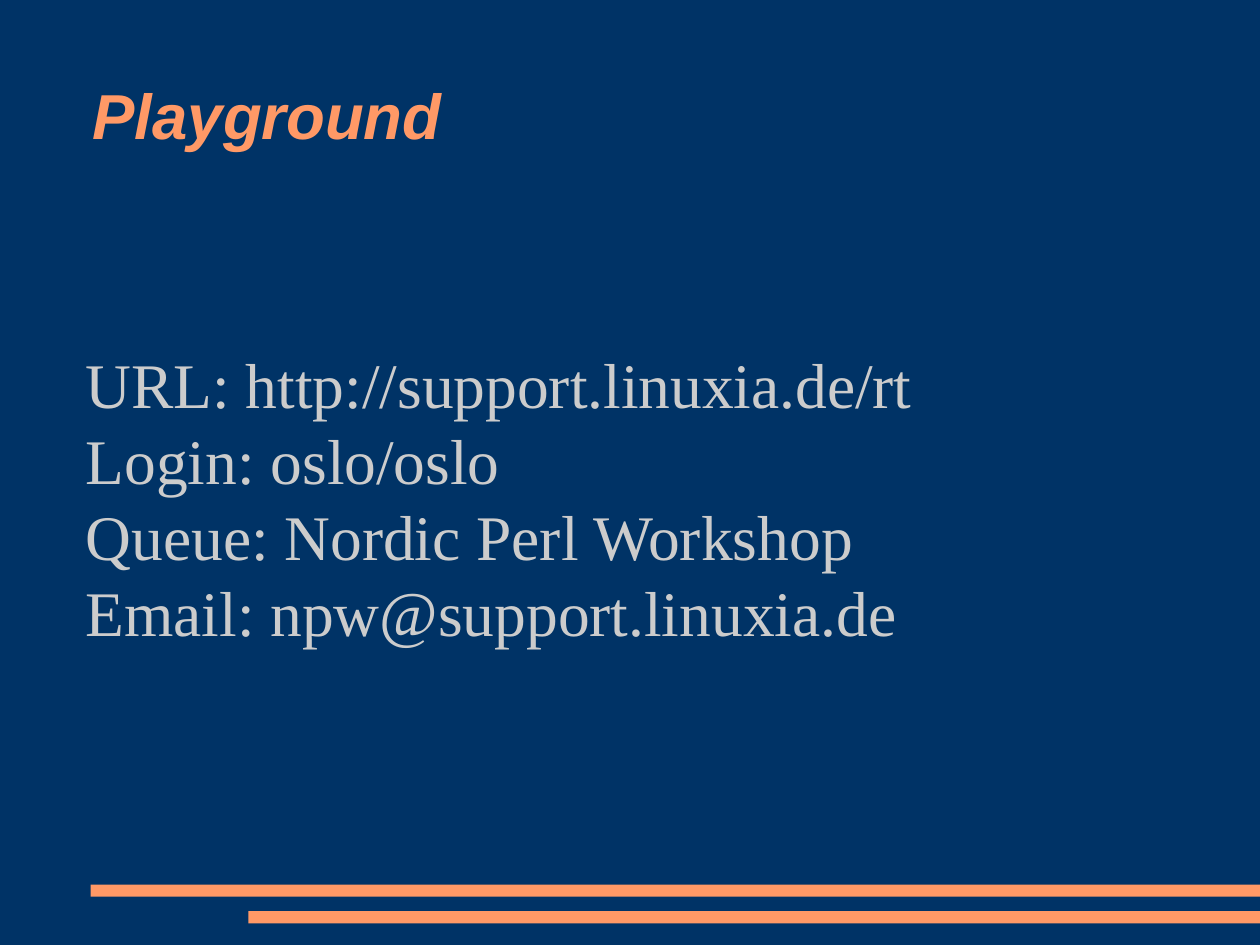
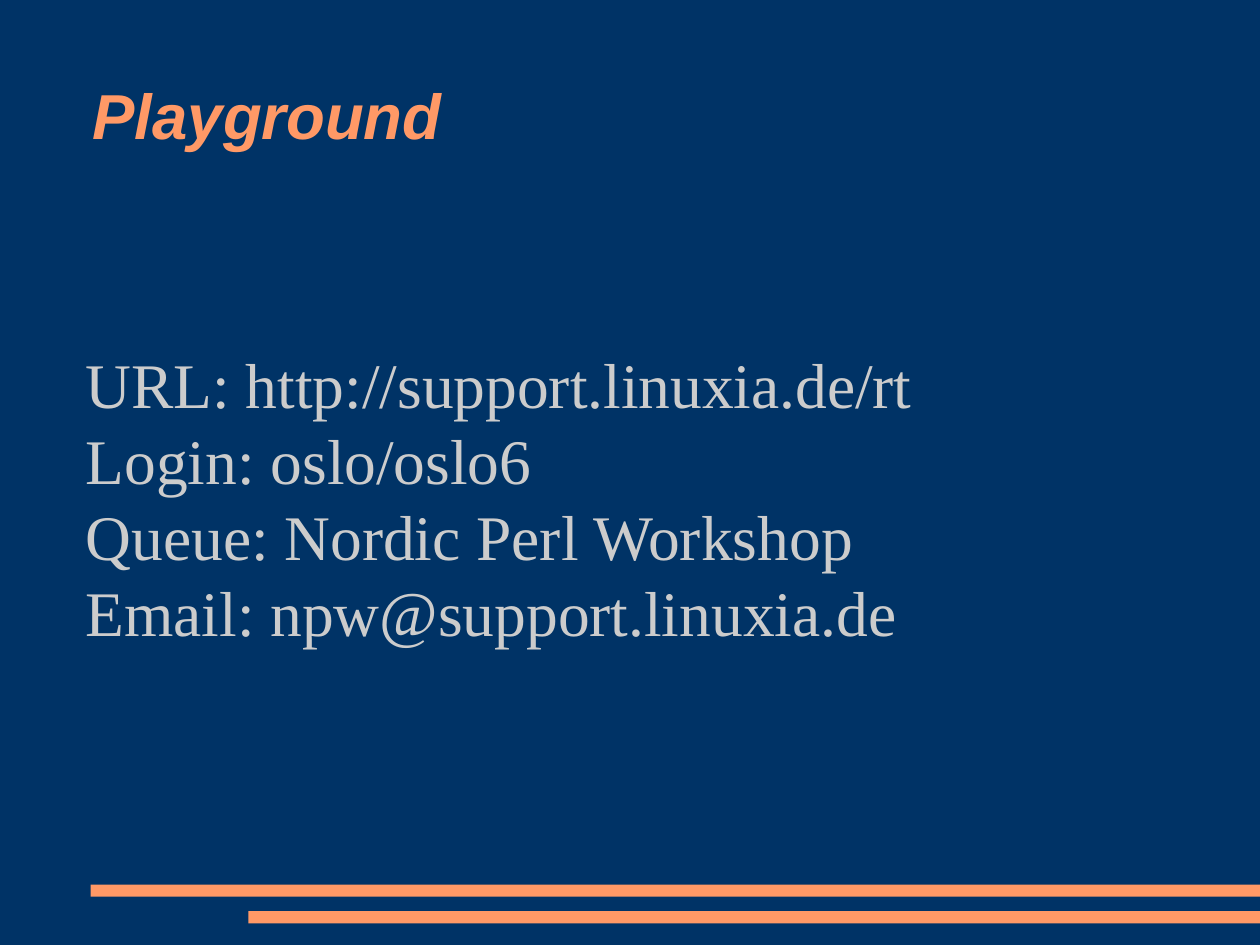
Before and after one commit to racke/Presentations, a slide deck: slide 3 of npw2009/rt38.odp. Drawn at 1260x945 pixels with LibreOffice and Linux fonts; fonts in the diff are those of the drawing. Boxes give left, top, right and bottom in pixels: in the first picture for what was removed or moved away, otherwise in the second. Text is boxed around its words. In the diff, an @@ line names an element or a change of style, - is before the commit and + after.

```diff
--- a/npw2009/rt38.odp
+++ b/npw2009/rt38.odp
@@ subtitle at box(86, 440, 532, 496): text changed @@
-Login: oslo/oslo
+Login: oslo/oslo6
```
Also in this commit, not shown: 3 other slides changed, 1 slide added.
